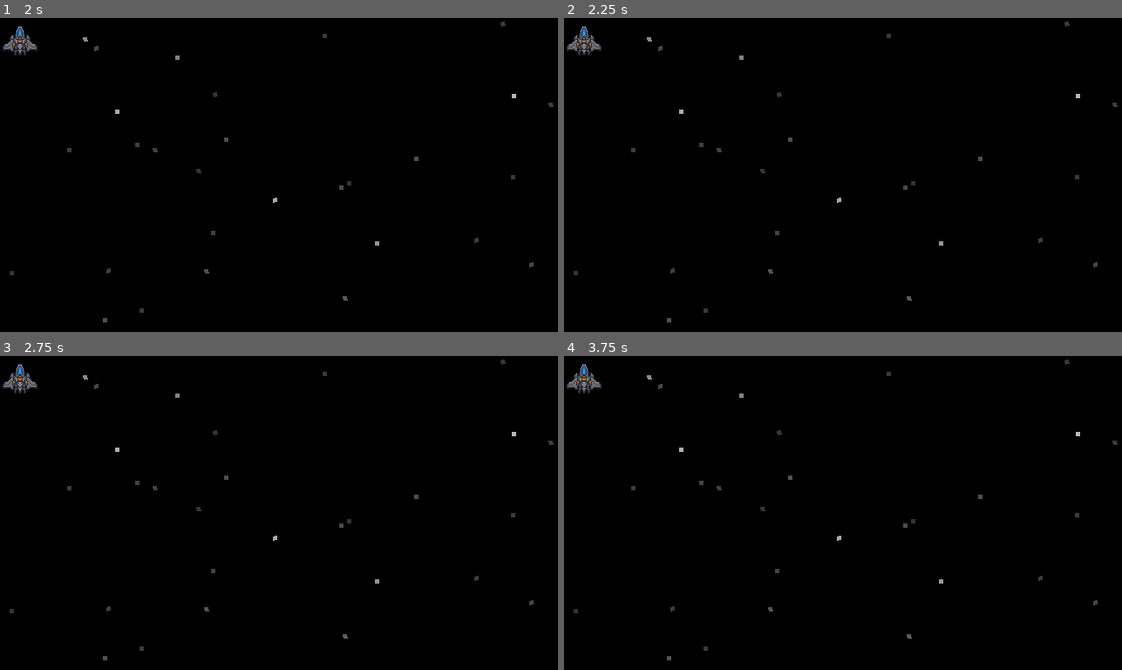
Above: before the commit, frames 1-4 (two rows, left to right).
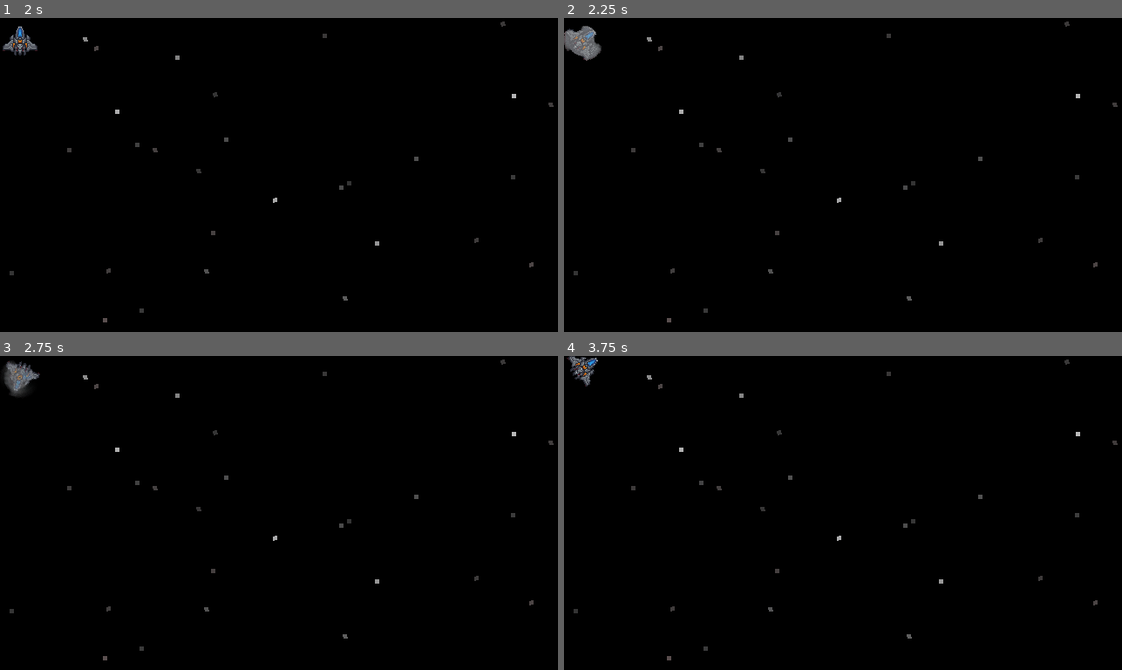
Above: after the commit, the same moments.

Repository: specialagentsoftware/spaceduel
Game: Godot game, scene res://Scenes/Title.tscn
The game is run twice, just before and just after one commit, with the same random seed, the same clock (stepped at 60 frames per second) and the same inputs.
Inputs:
- Up to frame 1 (2 s): click "START" at 0.5 s; click "Light" at 1.25 s
- Up to frame 2 (2.25 s): tap Enter at 2 s; hold D (rotate_right, bound only after the commit) from 2.03 s (still down); hold Q (special2, bound only after the commit) from 2.03 s (still down)
- Up to frame 3 (2.75 s): keep holding D (rotate_right, bound only after the commit); keep holding Q (special2, bound only after the commit)
- Up to frame 4 (3.75 s): release D (rotate_right, bound only after the commit) at 2.78 s; release Q (special2, bound only after the commit) at 2.78 s; hold A (rotate_left, bound only after the commit) 2.78-3.53 s; tap E (special1, bound only after the commit) at 2.85 s; tap Q (special2, bound only after the commit) at 3.05 s; hold D (rotate_right, bound only after the commit) from 3.53 s (still down); hold Q (special2, bound only after the commit) from 3.53 s (still down)

Frame 1 is identical in both runs. In frame 2, 0.4% of the frame differs, in the area x 0-7%, y 2-14%; in frame 3, 0.5%; in frame 4, 0.5%, in the area x 0-7%, y 0-12%.

Commit message:
added dash and shader

Diff:
--- /dev/null
+++ b/GhostShipLight.gd
@@ -0,0 +1,6 @@
+extends Tween
+
+# Called when the node enters the scene tree for the first time.
+func _ready():
+	$Tween.interpolate_property(self,'modulate:a',1.0,0.0,0.5,3,1)
+	$Tween.start()
--- a/Scenes/LightCraft.tscn
+++ b/Scenes/LightCraft.tscn
@@ -26,7 +26,7 @@
 shape = SubResource( 1 )
 
 [node name="thrustleft" type="CPUParticles2D" parent="."]
-position = Vector2( -5, 16 )
+position = Vector2( -5, 15 )
 emitting = false
 amount = 11
 angle = -300.0
--- /dev/null
+++ b/Scenes/ShadowShipLight.tscn
@@ -0,0 +1,25 @@
+[gd_scene load_steps=5 format=2]
+
+[ext_resource path="res://Scripts/ShadowShipLight.gd" type="Script" id=1]
+[ext_resource path="res://Assets/Small.png" type="Texture" id=2]
+
+[sub_resource type="Shader" id=1]
+code = "shader_type canvas_item;
+
+void fragment(){
+	vec4 color = texture(TEXTURE,UV);
+	color.rgb = mix(color.rgb,vec3(.6,.6,.6),0.5);
+	COLOR = color;
+}"
+
+[sub_resource type="ShaderMaterial" id=2]
+shader = SubResource( 1 )
+
+[node name="Sprite" type="Sprite"]
+material = SubResource( 2 )
+texture = ExtResource( 2 )
+script = ExtResource( 1 )
+
+[node name="Tween" type="Tween" parent="."]
+
+[connection signal="tween_completed" from="Tween" to="." method="_on_Tween_tween_completed"]
--- a/Scenes/Title.tscn
+++ b/Scenes/Title.tscn
@@ -72,5 +72,6 @@
 rect_scale = Vector2( 0.4, 0.52 )
 custom_fonts/font = ExtResource( 3 )
 text = "QUIT"
+
 [connection signal="pressed" from="Start" to="." method="_on_Start_pressed"]
 [connection signal="pressed" from="Quit" to="." method="_on_Quit_pressed"]
--- a/Scripts/LargeCraft.gd
+++ b/Scripts/LargeCraft.gd
@@ -14,6 +14,7 @@
 	numberoflasers = 0
 	laserlocations = []
 	health  = 0
+	invulnerable = false
 
 func _physics_process(delta):
 
--- a/Scripts/LightCraft.gd
+++ b/Scripts/LightCraft.gd
@@ -9,9 +9,12 @@
 onready var collission := $CollisionShape2D
 onready var timer := $Timer
 onready var teleportparticle := $TeleportParticle
+onready var dashghost = preload("res://Scenes/ShadowShipLight.tscn")
+onready var boostleft: float = 20
+onready var isBoosting: bool = false
 
 func _ready():
-	speed = 400.0
+	speed = 325.0
 	rotatespeed = 5.0
 	friction = 0.02
 	shieldstrength = 0
@@ -19,6 +22,7 @@
 	numberoflasers = 0
 	laserlocations = []
 	health  = 0
+	invulnerable = false
 
 func _physics_process(delta):
 
@@ -26,6 +30,11 @@
 	rightthrust.emitting = false
 	reverseleftthrust.emitting = false
 	reverserightthrust.emitting = false
+
+	if isBoosting == false:
+		speed = 325.0
+	else:
+		speed = 1000.0
 
 	if Input.is_action_pressed("special1"):
 		reverseleftthrust.emitting = true
@@ -35,32 +44,29 @@
 		var final = _velocity.normalized()
 		move_and_slide(final)
 
-	if Input.is_action_just_pressed("special2"):
-		speed = 250
-		collission.visible = false
-		leftthrust.emitting = false
-		rightthrust.emitting = false
-		reverseleftthrust.emitting = false
-		reverserightthrust.emitting = false
-		sprite.modulate.a = 0.4
-		leftthrust.modulate.a = 0.4
-		rightthrust.modulate.a = 0.4
-		reverseleftthrust.modulate.a = 0.4
-		reverserightthrust.modulate.a = 0.4
-		teleportparticle.emitting = true
-		timer.start()
-
+	if Input.is_action_pressed("special2"):
+			if boostleft > 0:
+				invulnerable = true
+				isBoosting = true
+				instance_ghost()
+			else:
+				isBoosting = false
 
 	if Input.is_action_pressed("up"):
 		leftthrust.emitting = true
 		rightthrust.emitting = true
 
 func _on_Timer_timeout():
-		speed = 400
-		collission.visible = true
-		sprite.modulate.a = 1.0
-		leftthrust.modulate.a = 1
-		rightthrust.modulate.a = 1
-		reverseleftthrust.modulate.a = 1
-		reverserightthrust.modulate.a = 1
-		teleportparticle.emitting = false
+		boostleft = 20
+		isBoosting = false
+
+func instance_ghost():
+
+		boostleft -= 1
+		var ghost: Sprite = dashghost.instance()
+		get_tree().current_scene.add_child(ghost)
+		ghost.global_position = global_position
+		ghost.rotation = rotation
+
+		if boostleft <= 0:
+			timer.start()
--- a/Scripts/MedCraft.gd
+++ b/Scripts/MedCraft.gd
@@ -13,6 +13,7 @@
 	numberoflasers = 0
 	laserlocations = []
 	health  = 0
+	invulnerable = false
 
 func _physics_process(delta):
 
--- a/Scripts/Player.gd
+++ b/Scripts/Player.gd
@@ -10,6 +10,7 @@
 var health: float = 0
 var friction: float = 0
 var _velocity: Vector2
+var invulnerable: bool = false
 
 func _ready():
 	var pos: Vector2 = Vector2(25,25)
--- /dev/null
+++ b/Scripts/ShadowShipLight.gd
@@ -0,0 +1,10 @@
+extends Sprite
+
+# Called when the node enters the scene tree for the first time.
+func _ready():
+	$Tween.interpolate_property(self,'modulate:a',1.0,0.0,1,3,1)
+	$Tween.start()
+
+
+func _on_Tween_tween_completed(object, key):
+	queue_free()
--- a/project.godot
+++ b/project.godot
@@ -59,56 +59,47 @@
 
 right={
 "deadzone": 0.5,
-"events": [ Object(InputEventKey,"resource_local_to_scene":false,"resource_name":"","device":0,"alt":false,"shift":false,"control":false,"meta":false,"command":false,"pressed":false,"scancode":0,"unicode":0,"echo":false,"script":null)
-, Object(InputEventKey,"resource_local_to_scene":false,"resource_name":"","device":0,"alt":false,"shift":false,"control":false,"meta":false,"command":false,"pressed":false,"scancode":68,"unicode":0,"echo":false,"script":null)
+"events": [ Object(InputEventKey,"resource_local_to_scene":false,"resource_name":"","device":0,"alt":false,"shift":false,"control":false,"meta":false,"command":false,"pressed":false,"scancode":68,"physical_scancode":0,"unicode":0,"echo":false,"script":null)
  ]
 }
 left={
 "deadzone": 0.5,
-"events": [ Object(InputEventKey,"resource_local_to_scene":false,"resource_name":"","device":0,"alt":false,"shift":false,"control":false,"meta":false,"command":false,"pressed":false,"scancode":0,"unicode":0,"echo":false,"script":null)
-, Object(InputEventKey,"resource_local_to_scene":false,"resource_name":"","device":0,"alt":false,"shift":false,"control":false,"meta":false,"command":false,"pressed":false,"scancode":65,"unicode":0,"echo":false,"script":null)
+"events": [ Object(InputEventKey,"resource_local_to_scene":false,"resource_name":"","device":0,"alt":false,"shift":false,"control":false,"meta":false,"command":false,"pressed":false,"scancode":65,"physical_scancode":0,"unicode":0,"echo":false,"script":null)
  ]
 }
 up={
 "deadzone": 0.5,
-"events": [ Object(InputEventKey,"resource_local_to_scene":false,"resource_name":"","device":0,"alt":false,"shift":false,"control":false,"meta":false,"command":false,"pressed":false,"scancode":0,"unicode":0,"echo":false,"script":null)
-, Object(InputEventKey,"resource_local_to_scene":false,"resource_name":"","device":0,"alt":false,"shift":false,"control":false,"meta":false,"command":false,"pressed":false,"scancode":87,"unicode":0,"echo":false,"script":null)
+"events": [ Object(InputEventKey,"resource_local_to_scene":false,"resource_name":"","device":0,"alt":false,"shift":false,"control":false,"meta":false,"command":false,"pressed":false,"scancode":87,"physical_scancode":0,"unicode":0,"echo":false,"script":null)
  ]
 }
 down={
 "deadzone": 0.5,
-"events": [ Object(InputEventKey,"resource_local_to_scene":false,"resource_name":"","device":0,"alt":false,"shift":false,"control":false,"meta":false,"command":false,"pressed":false,"scancode":0,"unicode":0,"echo":false,"script":null)
-, Object(InputEventKey,"resource_local_to_scene":false,"resource_name":"","device":0,"alt":false,"shift":false,"control":false,"meta":false,"command":false,"pressed":false,"scancode":83,"unicode":0,"echo":false,"script":null)
+"events": [ Object(InputEventKey,"resource_local_to_scene":false,"resource_name":"","device":0,"alt":false,"shift":false,"control":false,"meta":false,"command":false,"pressed":false,"scancode":83,"physical_scancode":0,"unicode":0,"echo":false,"script":null)
  ]
 }
 rotate_right={
 "deadzone": 0.5,
-"events": [ Object(InputEventKey,"resource_local_to_scene":false,"resource_name":"","device":0,"alt":false,"shift":false,"control":false,"meta":false,"command":false,"pressed":false,"scancode":0,"unicode":0,"echo":false,"script":null)
-, Object(InputEventKey,"resource_local_to_scene":false,"resource_name":"","device":0,"alt":false,"shift":false,"control":false,"meta":false,"command":false,"pressed":false,"scancode":68,"unicode":0,"echo":false,"script":null)
+"events": [ Object(InputEventKey,"resource_local_to_scene":false,"resource_name":"","device":0,"alt":false,"shift":false,"control":false,"meta":false,"command":false,"pressed":false,"scancode":68,"physical_scancode":0,"unicode":0,"echo":false,"script":null)
  ]
 }
 rotate_left={
 "deadzone": 0.5,
-"events": [ Object(InputEventKey,"resource_local_to_scene":false,"resource_name":"","device":0,"alt":false,"shift":false,"control":false,"meta":false,"command":false,"pressed":false,"scancode":0,"unicode":0,"echo":false,"script":null)
-, Object(InputEventKey,"resource_local_to_scene":false,"resource_name":"","device":0,"alt":false,"shift":false,"control":false,"meta":false,"command":false,"pressed":false,"scancode":65,"unicode":0,"echo":false,"script":null)
+"events": [ Object(InputEventKey,"resource_local_to_scene":false,"resource_name":"","device":0,"alt":false,"shift":false,"control":false,"meta":false,"command":false,"pressed":false,"scancode":65,"physical_scancode":0,"unicode":0,"echo":false,"script":null)
  ]
 }
 special1={
 "deadzone": 0.5,
-"events": [ Object(InputEventKey,"resource_local_to_scene":false,"resource_name":"","device":0,"alt":false,"shift":false,"control":false,"meta":false,"command":false,"pressed":false,"scancode":0,"unicode":0,"echo":false,"script":null)
-, Object(InputEventKey,"resource_local_to_scene":false,"resource_name":"","device":0,"alt":false,"shift":false,"control":false,"meta":false,"command":false,"pressed":false,"scancode":69,"unicode":0,"echo":false,"script":null)
+"events": [ Object(InputEventKey,"resource_local_to_scene":false,"resource_name":"","device":0,"alt":false,"shift":false,"control":false,"meta":false,"command":false,"pressed":false,"scancode":69,"physical_scancode":0,"unicode":0,"echo":false,"script":null)
  ]
 }
 special2={
 "deadzone": 0.5,
-"events": [ Object(InputEventKey,"resource_local_to_scene":false,"resource_name":"","device":0,"alt":false,"shift":false,"control":false,"meta":false,"command":false,"pressed":false,"scancode":0,"unicode":0,"echo":false,"script":null)
-, Object(InputEventKey,"resource_local_to_scene":false,"resource_name":"","device":0,"alt":false,"shift":false,"control":false,"meta":false,"command":false,"pressed":false,"scancode":81,"unicode":0,"echo":false,"script":null)
+"events": [ Object(InputEventKey,"resource_local_to_scene":false,"resource_name":"","device":0,"alt":false,"shift":false,"control":false,"meta":false,"command":false,"pressed":false,"scancode":81,"physical_scancode":0,"unicode":0,"echo":false,"script":null)
  ]
 }
 menu={
 "deadzone": 0.5,
-"events": [ Object(InputEventKey,"resource_local_to_scene":false,"resource_name":"","device":0,"alt":false,"shift":false,"control":false,"meta":false,"command":false,"pressed":false,"scancode":0,"unicode":0,"echo":false,"script":null)
-, Object(InputEventKey,"resource_local_to_scene":false,"resource_name":"","device":0,"alt":false,"shift":false,"control":false,"meta":false,"command":false,"pressed":false,"scancode":16777217,"unicode":0,"echo":false,"script":null)
+"events": [ Object(InputEventKey,"resource_local_to_scene":false,"resource_name":"","device":0,"alt":false,"shift":false,"control":false,"meta":false,"command":false,"pressed":false,"scancode":16777217,"physical_scancode":0,"unicode":0,"echo":false,"script":null)
  ]
 }
 
@@ -119,5 +110,5 @@
 [rendering]
 
 quality/driver/driver_name="GLES2"
+2d/snapping/use_gpu_pixel_snap=true
 environment/default_environment="res://default_env.tres"
-2d/snapping/use_gpu_pixel_snap=true
